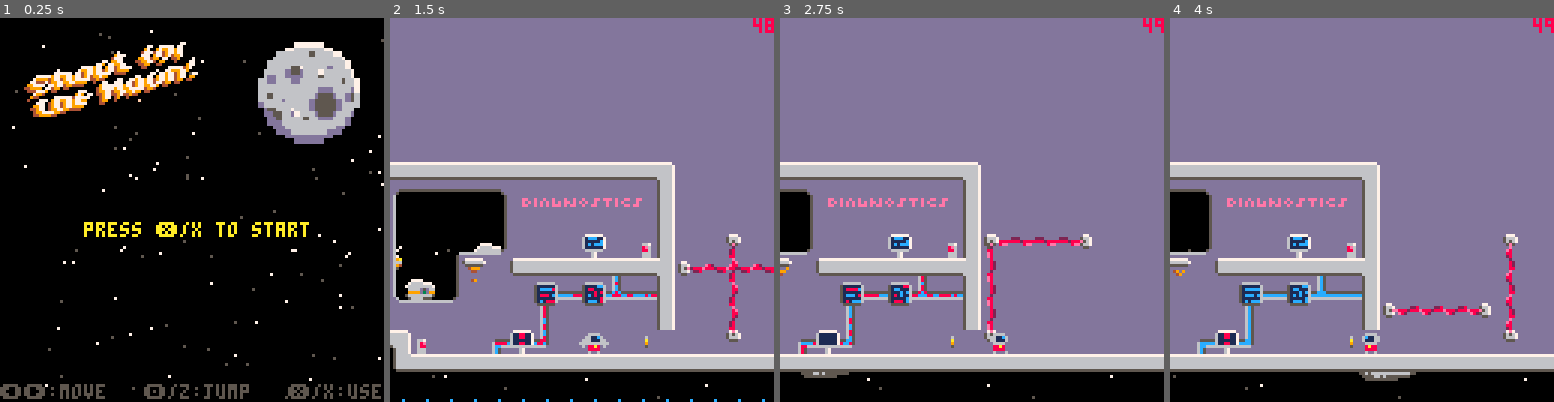
Above: before the commit, frames 1-4 (left to right).
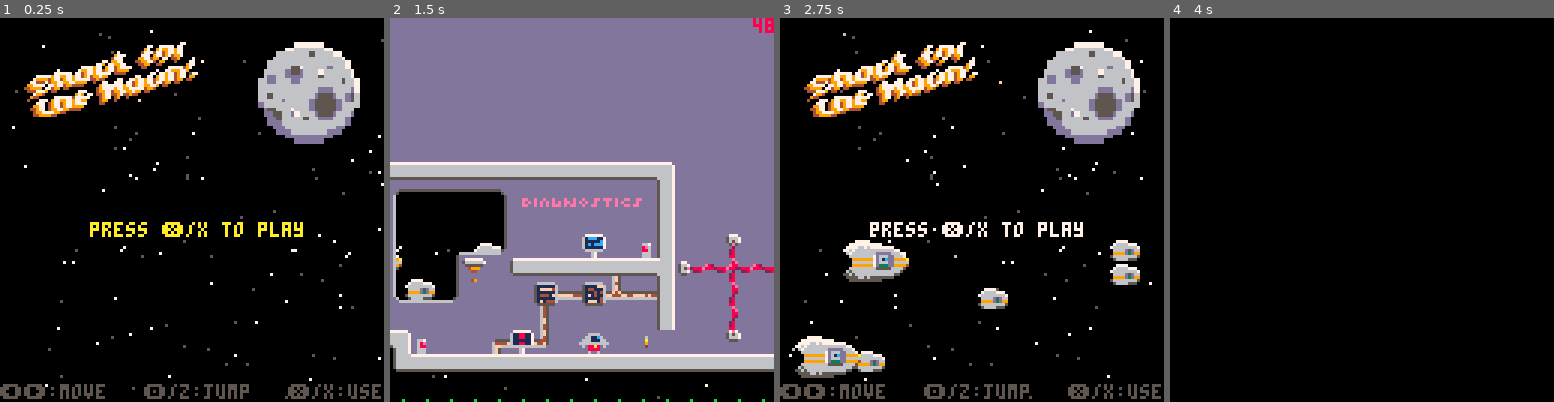
Above: after the commit, the same moments.

Repository: jgradim/gameoff-2020
Game: PICO-8 cartridge moonshot.p8
Two runs of this game, one before a commit and one after it. Both use one fixed random seed, a clock stepped at 60 frames per second and the inputs below.
Inputs:
- Up to frame 1 (0.25 s): no input
- Up to frame 2 (1.5 s): tap X (X key) at 0.33, 1.07 s; tap O (Z key) at 0.7 s
- Up to frame 3 (2.75 s): hold Right 1.6-2.1 s; tap O (Z key) at 1.7, 2.1, 2.5 s; tap X (X key) at 1.85 s; hold Up 2.15-2.42 s; hold Right from 2.47 s (still down)
- Up to frame 4 (4 s): tap O (Z key) at 2.9, 3.3, 3.7 s; tap X (X key) at 2.97 s; release Right at 3.03 s; hold Left 3.08-3.58 s; hold Down 3.63-3.97 s

The runs differ from the first frame. In frame 1, 1.1% of the frame differs, in the area x 21-81%, y 53-58%; in frame 2, 0.6%; in frame 3, 90%; in frame 4, 91%, in the area x 0-100%, y 0-100%.

Commit message:
Add credits screen

Diff:
--- a/moonshot.p8
+++ b/moonshot.p8
@@ -129,6 +129,9 @@
 }
 rect_ship_m={
  x=88,y=8,w=22,h=14
+}
+rect_ship_l={
+ x=0,y=8,w=31,h=19
 }
 
 -------------------
@@ -215,6 +218,29 @@
   15*8,29*8+2,14
  }
 }
+
+-----------------------
+---credits formation---
+-----------------------
+credits_formation={
+ [1]={
+  -rect_ship_l.w-16,
+  64-rect_ship_l.h/2
+ },
+ [2]={
+  (-rect_ship_l.w-16)*2,
+  64-rect_ship_l.h/2-32
+ },
+ [3]={
+  (-rect_ship_l.w-16)*2,
+  64-rect_ship_l.h/2+32
+ },
+ [4]={
+  (-rect_ship_l.w-16)*3,
+  64-rect_ship_l.h/2
+ }
+}
+
 
 ------------------
 ---sprite flags---
@@ -662,6 +688,7 @@
 
  draw=function()
   cls()
+  pal()
 
   --fxs
   foreach(bg_particles,draw)
@@ -676,7 +703,7 @@
   )
 
   --center
-  local txt="press ❎/x to start"
+  local txt="press ❎/x to play"
   print(
    txt,
    64-#txt*2,
@@ -688,8 +715,9 @@
   txt="⬅️➡️:move   🅾️/z:jump   ❎/x:use"
   print(txt,0,122,5)
 
+  --fade out if starting game
   if start_game_at then
-   fadepal(1-(start_game_at-t()))
+   fadepal(1-(start_game_at-t()),1)
   end
  end,
 }
@@ -727,7 +755,7 @@
   mcns=init_mechanics()
 
   --camera
-  cam:init()
+  cam:init(player())
  end,
 
  update=function()
@@ -768,17 +796,22 @@
   update_fxs()
 
   --camera
-  cam:update()
+  cam:move(p)
+
+  if btnp(🅾️) then
+   set_scene(scene_credits)
+  end
  end,
 
  draw=function()
   cls()
+  pal()
 
   --fxs
   foreach(bg_particles, draw)
   animate_lights()
+  pal()
   map(0,0)
-  pal()
   draw_fxs()
 
   --tiny text
@@ -806,8 +839,8 @@
 
   --start game fade-in effect
   if start_game_at
-  and start_game_at<t()+1 then
-   fadepal(1-(t()-start_game_at))
+  and start_game_at+1>t() then
+   fadepal(1-(t()-start_game_at),1)
   end
 
   --debug
@@ -832,12 +865,129 @@
 ---credits scene---
 -------------------
 
+saved_players={}
+show_credits_at=nil
+
 scene_credits={
- init=function() end,
-
- update=function() end,
-
- draw=function() end,
+ init=function()
+  show_credits_at=nil
+
+  --reset draw state
+  pal()
+
+  --reset camera
+  cam:init()
+  cam:draw()
+
+  --gather saved players
+  saved_players={}
+  local i=1
+  for p in all(players) do
+   if p.saved then
+    add(
+     saved_players,
+     instance(p,{
+      x=credits_formation[i][1],
+      y=credits_formation[i][2],
+      dx=0.25,
+     })
+    )
+    i+=1
+   end
+  end
+ end,
+
+ update=function()
+  --handle input
+  if btnp(❎) then
+   set_scene(scene_title)
+   return
+  end
+
+  --fxs
+  foreach(bg_particles,update)
+  update_fxs()
+
+  --player ships
+  for i,p in ipairs(saved_players) do
+   p.x+=p.dx
+   if p.x>(32-i*8) then
+    p.dx+=rnd(0.3)
+   end
+  end
+ end,
+
+ draw=function()
+  cls()
+  pal()
+
+  --fxs
+  foreach(bg_particles,draw)
+  draw_fxs()
+
+  if not show_credits_at then
+   --animate player ships
+
+   local ships=false
+   for p in all(saved_players) do
+    local cm=p_colors[p.color]
+    for c1,c2 in pairs(cm) do
+     pal(c1,c2)
+    end
+
+    sspr(
+     rect_ship_l.x,rect_ship_l.y,
+     rect_ship_l.w,rect_ship_l.h,
+     p.x,p.y
+    )
+
+    ships=ships or p.x<128
+   end
+   if not ships then
+    show_credits_at=t()+1
+   end
+  else
+   --show credits
+   if show_credits_at>t() then
+    fadepal(show_credits_at-t(),0)
+   end
+
+   --title
+   sspr(
+    rect_title.x,rect_title.y,
+    rect_title.w,rect_title.h,
+    8,8
+   )
+
+   --center
+   local txt={
+    "congratulations!",
+    "you're on the way to the moon.",
+    "",
+   }
+   local abandoned=
+    #players-#saved_players
+   if abandoned>0 then
+    add(
+     txt,
+     "crew left behind: "..abandoned
+    )
+   end
+   add(txt,"")
+   add(txt,"press ❎/x to restart")
+   for i,t in ipairs(txt) do
+    print(t,hcenter(t),61+i*6,7)
+   end
+
+   --bottom
+   local txt="by goncalossilva, jgradim, pkoch"
+   print(
+    txt,
+    hcenter(txt),
+    122,5
+   )
+  end
+ end,
 }
 
 ------------
@@ -850,27 +1000,31 @@
  frms=7.5,
  shk=0,
 
+ fixed_x=function(c,x)
+  return c.x+x
+ end,
+
+ fixed_y=function(c,y)
+  return c.y+y
+ end,
+
  shake=function(c,shk)
   shk=shk or 1
   c.shk+=shk
  end,
 
- fixed_x=function(c,x)
-  return c.x+x
- end,
-
- fixed_y=function(c,y)
-  return c.y+y
- end,
-
- init=function(c)
-  local p=player()
-  c.x+=bucket(p.x-c.x-64)
-  c.y+=bucket(p.y-c.y-64)
- end,
-
- update=function(c)
-  local p=player()
+ init=function(c,p)
+  if p then
+   c.x+=bucket(p.x-c.x-64)
+   c.y+=bucket(p.y-c.y-64)
+  else
+   c.x=0
+   c.y=0
+  end
+  c.shk=0
+ end,
+
+ move=function(c,p)
   c.x+=bucket((p.x-64-c.x)/c.frms)
   c.x=mid(-64,c.x,map_width+64)
 
@@ -1180,7 +1334,7 @@
  end
 end
 
-function fadepal(perc)
+function fadepal(perc,pal_p)
  --perc:0 normal,
  --     1 is completely dark
 
@@ -1202,7 +1356,7 @@
    col=dpal[col]
   end
 
-  pal(j,col,1)
+  pal(j,col,pal_p)
  end
 end
 
@@ -1253,6 +1407,14 @@
 end
 custom_hitboxes=unpack_custom_hitboxes(custom_hitboxes)
 
+function hcenter(s)
+ --screen center minus the
+ --string length times the
+ --pixels in a char's width,
+ --cut in half
+ return 64-#s*2
+end
+
 --[[
 --to use,prepend "-" above
 function tostring(any)
@@ -1289,6 +1451,11 @@
   max_dx=2,
   max_dy=3,
 
+  color="red",
+  sp=sp_player_idle,
+  flpx=false,
+  flpy=false,
+
   running=false,
   jumping=false,
   falling=false,
@@ -1297,10 +1464,7 @@
   ground=false,
   landed=false,
 
-  color="red",
-  sp=sp_player_idle,
-  flpx=false,
-  flpy=false,
+  saved=false,
 
   hitbox=function(p)
    return {
@@ -3001,7 +3165,7 @@
 000066666666667d6611c6d56666666766666666666666666666670000000000000000000000000000000000006666666665555566665000000557b700000000
 000099999999997d661116d5999999946666666666666ddd6666d7000000a0000000a0000000a000000070000656666666666666666500000000057000000000
 000099999999997dd6666dd599999940665666666666d555d66d5600000a7000000aa000000aa0000007a0005565666666666666655000000000000000000000
-000666666666667dd33b3dd56666650066666d66666d55555d6d560000a7a90000aa790000aaa900007aa9000555566565555555500000000000000000000000
+000666666666667dd88a8dd56666650066666d66666d55555d6d560000a7a90000aa790000aaa900007aa9000555566565555555500000000000000000000000
 00565666666666677777777666665000d6666666666d55555d666600000a900000079000000a9000000a90000055555555555000000000000000000000000000
 056566666666666666666666666500000d556667666d55555d666000000900000009000000090000000900000000555550000000000000000000000000000000
 555656566666666666666666665000000dd5566d7666d555d666d000000000000000000000000000000000000000000007700770000000000000000000000000
